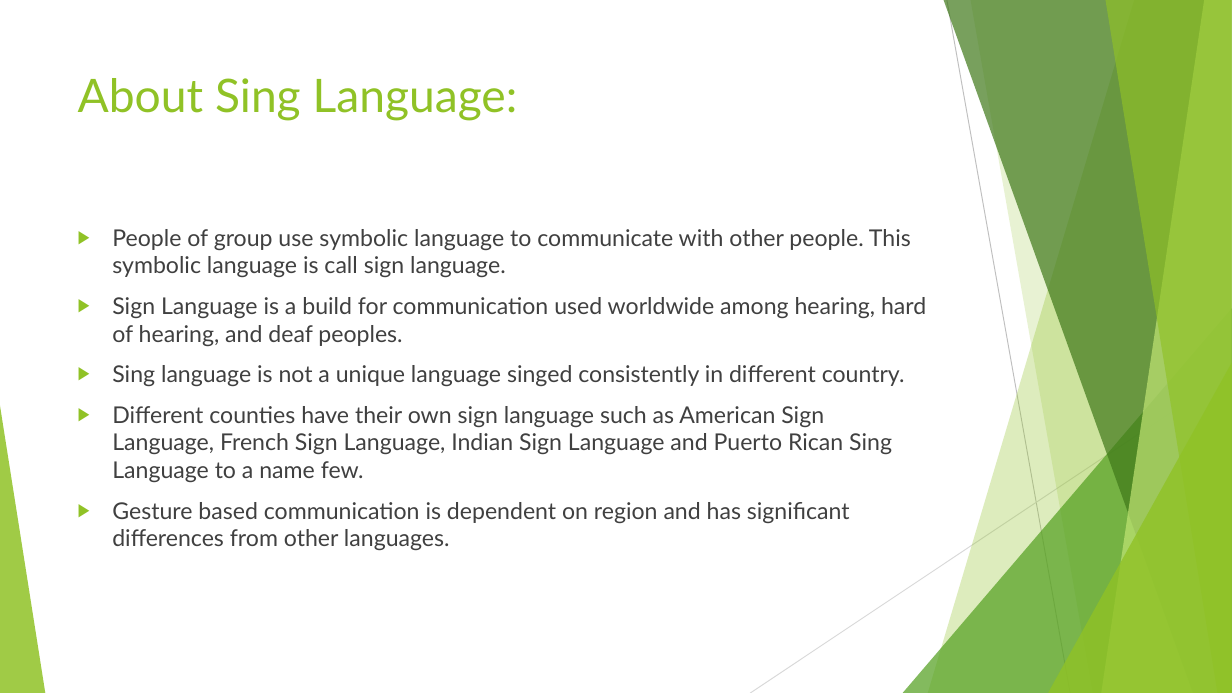
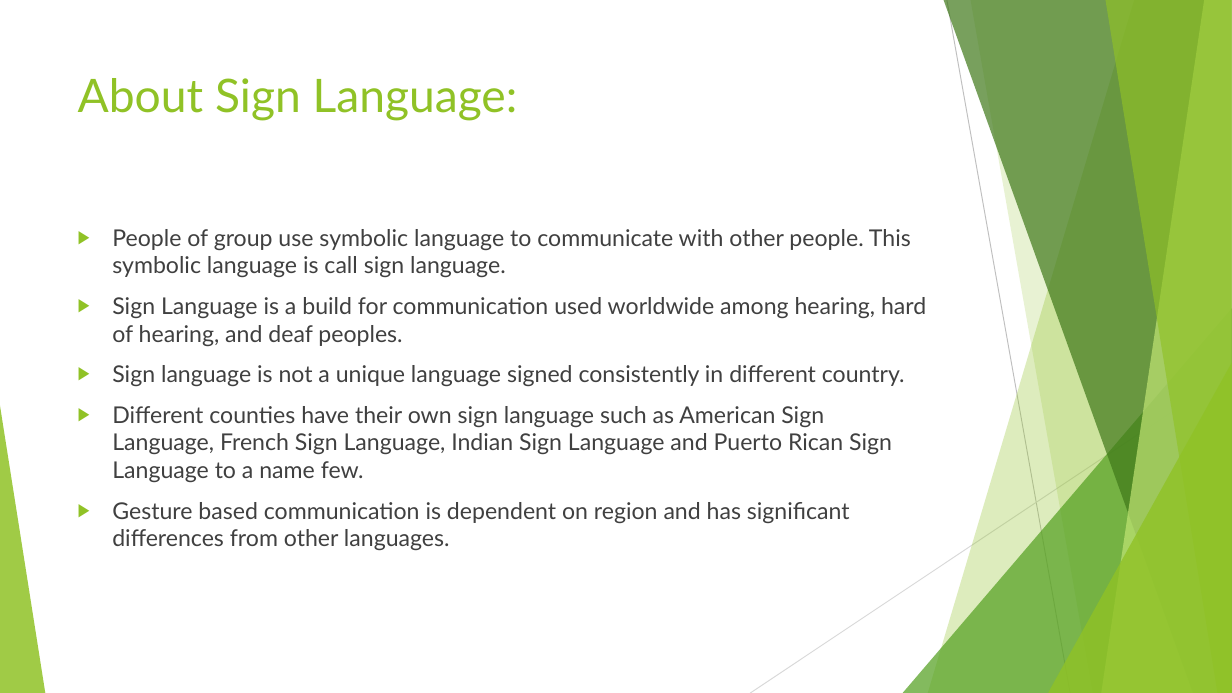
Before and after one commit to sandipgoswami/Mythesis, a slide deck: slide 2 of Sign language/Thesis PPT 0362577.pptx. Drawn at 1232x693 pixels with LibreOffice and Linux fonts; fonts in the diff are those of the drawing. Boxes give left, top, right and bottom in pixels: in the first picture for what was removed or moved away, otherwise in the second. Text is boxed around its words. In the diff, an @@ line names an element or a change of style, - is before the commit and + after.

```diff
--- a/Sign language/Thesis PPT 0362577.pptx
+++ b/Sign language/Thesis PPT 0362577.pptx
@@ title at box(78, 78, 518, 121): text changed @@
-About Sing Language:
+About Sign Language:
@@ text at box(112, 365, 905, 482): text changed @@
-▶ Sing language is not a unique language singed consistently in different country.
-▶ Different counties have their own sign language such as American Sign Language, French Sign Language, Indian Sign Language and Puerto Rican Sing Language to a name few.
+▶ Sign language is not a unique language signed consistently in different country.
+▶ Different counties have their own sign language such as American Sign Language, French Sign Language, Indian Sign Language and Puerto Rican Sign Language to a name few.
```
Also in this commit, not shown: 2 other slides changed, 9 other files.
